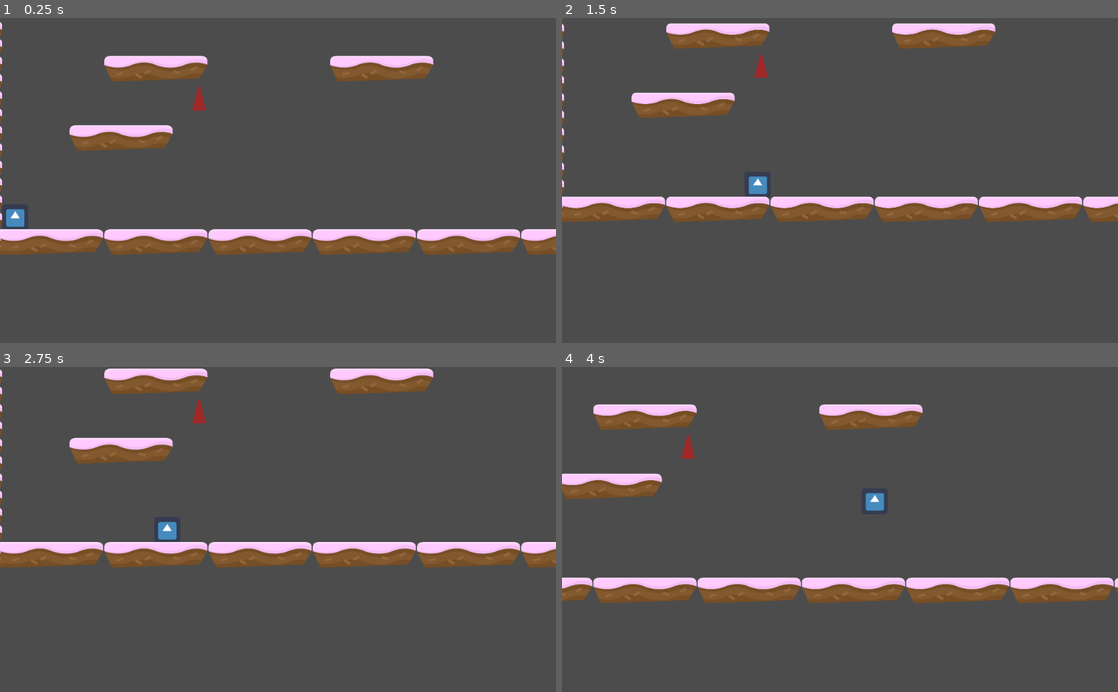
Above: before the commit, frames 1-4 (two rows, left to right).
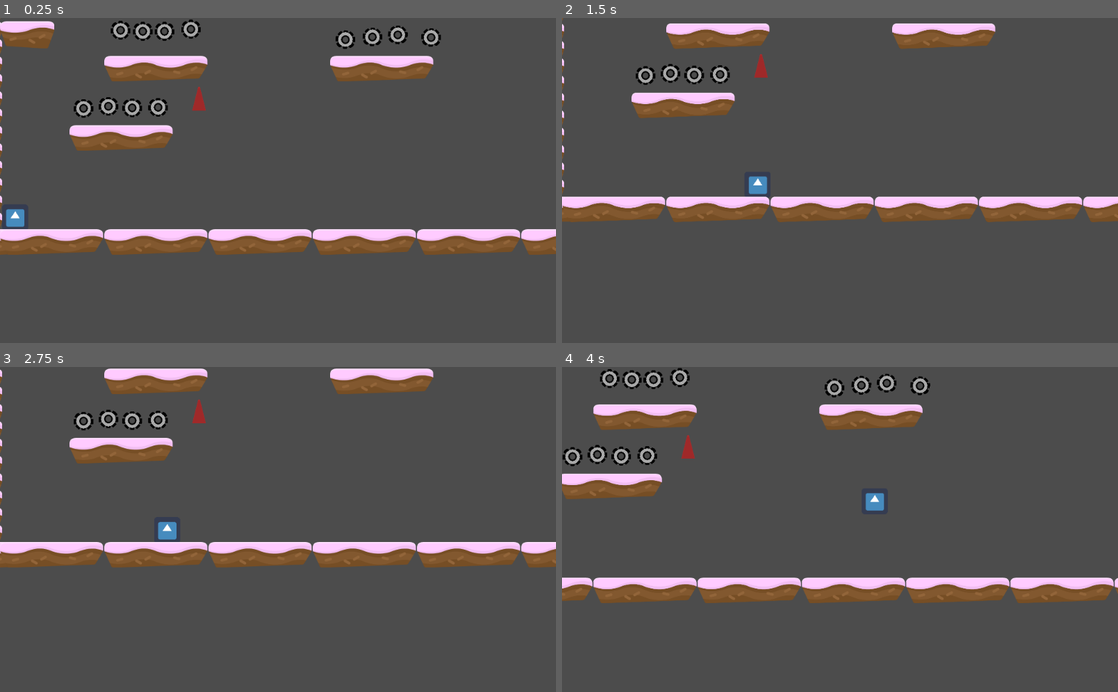
Above: after the commit, the same moments.

Repository: AkaiTobira/DesRepair
Game: Godot game, scene res://Scenes/SandBox.tscn
The game is run twice, just before and just after one commit, with the same random seed, the same clock (stepped at 60 frames per second) and the same inputs. This scene is started directly instead of the project's main scene. The engine's default icon, where the game draws it, is replaced by a stand-in: a white triangle on a blue panel in a dark square.
Inputs (mouse positions are in pixels of both pictures, inside the frame that each line leads up to):
- Up to frame 1 (0.25 s): no input
- Up to frame 2 (1.5 s): move the mouse to (962, 164) at 0.52 s; hold Right (right) from 0.53 s (still down); click (962, 164) at 0.67 s; tap Up (jump) at 0.77 s; move the mouse to (728, 196) at 1.27 s
- Up to frame 3 (2.75 s): tap Up (jump) at 1.52 s; move the mouse to (333, 458) at 2.02 s; release Right (right) at 2.03 s; hold Left (left) from 2.03 s (still down)
- Up to frame 4 (4 s): move the mouse to (812, 594) at 2.77 s; release Left (left) at 2.78 s; hold Right (right) from 2.78 s (still down); click (812, 594) at 2.92 s; tap Up (jump) at 3.02, 3.77 s; move the mouse to (1006, 578) at 3.52 s

The runs differ from the first frame. In frame 1, 2.3% of the frame differs, in the area x 0-80%, y 0-31%; in frame 2, 0.5%; in frame 3, 0.5%; in frame 4, 1.6%.

Commit message:
Really little refactor

Diff:
--- a/Scenes/Player.tscn
+++ b/Scenes/Player.tscn
@@ -8,8 +8,10 @@
 [sub_resource type="RectangleShape2D" id=1]
 extents = Vector2( 47.1277, 47.3642 )
 
-[node name="Player" type="KinematicBody2D"]
-collision_mask = 6
+[node name="Player" type="KinematicBody2D" groups=[
+"player",
+]]
+collision_mask = 14
 script = ExtResource( 1 )
 __meta__ = {
 "_edit_group_": true
--- a/Scenes/SandBox.tscn
+++ b/Scenes/SandBox.tscn
@@ -1,8 +1,9 @@
-[gd_scene load_steps=4 format=2]
+[gd_scene load_steps=5 format=2]
 
 [ext_resource path="res://Scenes/Player.tscn" type="PackedScene" id=1]
 [ext_resource path="res://Scenes/Platforms.tres" type="TileSet" id=2]
 [ext_resource path="res://Scenes/Temp.tscn" type="PackedScene" id=3]
+[ext_resource path="res://Scenes/Scrap.tscn" type="PackedScene" id=4]
 
 [node name="LVL1" type="Node2D"]
 
@@ -13,9 +14,69 @@
 collision_layer = 515
 collision_mask = 515
 format = 1
-tile_data = PoolIntArray( -983043, 0, 0, -983042, 0, 0, -983 …(771 unchanged characters)… , 0, -917456, 1, 0, -786435, 1, 0, -851920, 1, 0, -720899, 1, 0, -786384, 1, 0, -655363, 1, 0, -720848, 1, 0, -589827, 1, 0, -655312, 1, 0, -524291, 1, 0, -589776, 1, 0, -458755, 1, 0, -524240, 1, 0, -393219, 1, 0, -4 …(506 unchanged characters)…
+tile_data = PoolIntArray( -983043, 0, 0, -983042, 0, 0, -983 …(771 unchanged characters)… , 0, -917456, 1, 0, -786435, 1, 0, -851951, 1, 0, -851934, 1, 0, -851932, 1, 0, -851920, 1, 0, -720899, 1, 0, -786384, 1, 0, -655363, 1, 0, -720892, 1, 0, -720848, 1, 0, -589827, 1, 0, -655312, 1, 0, -524291, 1, 0, -589776, 1, 0, -458755, 1, 0, -524288, 1, 0, -524240, 1, 0, -393219, 1, 0, -4 …(506 unchanged characters)…
 
 [node name="SpikeTop" parent="." instance=ExtResource( 3 )]
 position = Vector2( 733.321, -226.829 )
 collision_layer = 1048575
 collision_mask = 1048575
+
+[node name="Scrap" parent="." instance=ExtResource( 4 )]
+position = Vector2( 445.263, -478.854 )
+
+[node name="Scrap2" parent="." instance=ExtResource( 4 )]
+position = Vector2( 527.08, -474.958 )
+
+[node name="Scrap3" parent="." instance=ExtResource( 4 )]
+position = Vector2( 606.949, -474.958 )
+
+[node name="Scrap4" parent="." instance=ExtResource( 4 )]
+position = Vector2( 704.35, -482.75 )
+
+[node name="Scrap5" parent="." instance=ExtResource( 4 )]
+position = Vector2( 308.902, -190.547 )
+
+[node name="Scrap6" parent="." instance=ExtResource( 4 )]
+position = Vector2( 400.459, -198.339 )
+
+[node name="Scrap7" parent="." instance=ExtResource( 4 )]
+position = Vector2( 488.12, -192.495 )
+
+[node name="Scrap8" parent="." instance=ExtResource( 4 )]
+position = Vector2( 583.573, -194.443 )
+
+[node name="Scrap9" parent="." instance=ExtResource( 4 )]
+position = Vector2( 1271.22, -445.737 )
+rotation = -3.09336
+
+[node name="Scrap10" parent="." instance=ExtResource( 4 )]
+position = Vector2( 1370.57, -455.477 )
+rotation = -3.09336
+
+[node name="Scrap11" parent="." instance=ExtResource( 4 )]
+position = Vector2( 1464.08, -463.27 )
+rotation = -3.09336
+
+[node name="Scrap12" parent="." instance=ExtResource( 4 )]
+position = Vector2( 1586.8, -453.53 )
+rotation = -3.09336
+
+[node name="Scrap13" parent="." instance=ExtResource( 4 )]
+position = Vector2( 2541.33, -439.893 )
+rotation = -3.09336
+
+[node name="Scrap14" parent="." instance=ExtResource( 4 )]
+position = Vector2( 2671.85, -437.945 )
+rotation = -3.09336
+
+[node name="Scrap15" parent="." instance=ExtResource( 4 )]
+position = Vector2( 2747.82, -445.737 )
+rotation = -3.09336
+
+[node name="Scrap16" parent="." instance=ExtResource( 4 )]
+position = Vector2( 2835.48, -437.945 )
+rotation = -3.09336
+
+[node name="Scrap17" parent="." instance=ExtResource( 4 )]
+position = Vector2( 2835.48, -437.945 )
+rotation = -3.09336
--- a/Scripts/Player.gd
+++ b/Scripts/Player.gd
@@ -12,18 +12,20 @@
 var motion = Vector2(0,0)
 
 var lives = 3
+var score = 0
 
 var GRAPLING_HOOK_ENABLED   = true #for test
 var grapling_shooted        = false
 var grapling_hooked         = false
-var grapling_lenght         = 700
+var grapling_lenght         = 750
 var grapling_lenght_current = 0
 var grapling_speed          = 1500
 var grapling_direction      = Vector2(0,0)
 var grapling_hit_point      = Vector2(0,0)
 
-func _grapling_hook(delta):
-	if not GRAPLING_HOOK_ENABLED: return
+
+
+func activate_GramplingHook():
 	if Input.is_mouse_button_pressed(BUTTON_RIGHT) and not (  grapling_shooted or  grapling_hooked) :
 		$Skills/GraplingHook/Line2D.visible = true
 		$Skills/GraplingHook/Line2D/Hook.visible = true
@@ -32,6 +34,8 @@
 		grapling_direction  = (target_point  - origin_position).normalized()
 		grapling_shooted    = true
 
+
+func process_targeting_GramplingHook(delta):
 	if grapling_shooted and not grapling_hooked:
 		grapling_lenght_current = min( grapling_lenght_current + grapling_speed * delta, grapling_lenght )
 		var point     = grapling_direction * grapling_lenght_current
@@ -46,29 +50,33 @@
 			$Skills/GraplingHook/Line2D.visible = false
 
 		if $Skills/GraplingHook.is_colliding() :
-			print( "Hooked", $Skills/GraplingHook.get_collider() )
 			$Skills/GraplingHook/Line2D/Hook.visible = false
 			grapling_hit_point =  $Skills/GraplingHook.get_collision_point()
 			grapling_hooked = true
 
+func process_pull_GramplingHook(delta):
 	if grapling_hooked:
-		#$Skills/GraplingHook/Line2D.visible = false
 		motion = grapling_direction * SPEED
 		grapling_lenght_current = max( grapling_lenght_current - SPEED * delta, 0 )
 		var point     = grapling_direction * grapling_lenght_current
 		$Skills/GraplingHook.cast_to = point
 		$Skills/GraplingHook/Line2D.points[1] = point
 
-		if test_move( get_transform(), motion * delta ):# and grapling_hit_point.distance_squared_to(position) < 6000:
+		var hit_the_wall     = test_move( get_transform(), motion * delta )
+		var going_into_space = not test_move( get_transform(), motion * SPEED  * delta )
+
+		if hit_the_wall or going_into_space:
 			grapling_hooked  = false
 			grapling_lenght_current = 0
 			grapling_shooted = false
 			$Skills/GraplingHook/Line2D.visible = false
-		if not test_move( get_transform(), motion * SPEED * delta ):
-			grapling_hooked  = false
-			grapling_lenght_current = 0
-			grapling_shooted = false
-			$Skills/GraplingHook/Line2D.visible = false
+
+
+func _grapling_hook(delta):
+	if not GRAPLING_HOOK_ENABLED: return
+	activate_GramplingHook()
+	process_targeting_GramplingHook(delta)
+	process_pull_GramplingHook(delta)
 
 
 
@@ -78,7 +86,6 @@
 	_jump()
 	_grapling_hook(delta)
 	move_and_slide(motion, UP)
-
 
 func _animate():
 	emit_signal("_animate", motion)
@@ -110,6 +117,8 @@
 func _endgame():
 	get_tree().change_scene("res://Scenes/EndGame.tscn")
 
+func add_to_score(amount):
+	score += amount
 
 func _hurt():
 	position.y -= -1
--- a/Scripts/Scrap.gd
+++ b/Scripts/Scrap.gd
@@ -1,8 +1,6 @@
 extends Area2D
 
-# Declare member variables here. Examples:
-# var a = 2
-# var b = "text"
+var VALUE = 1
 
 # Called when the node enters the scene tree for the first time.
 func _ready():
@@ -11,5 +9,7 @@
 
 func _on_Scrap_body_entered(body):
 	if "player" in body.get_groups():
-		print( "Smetihs")
+		body.add_to_score(VALUE)
+		#$AnimationPlayer.play( play deasapear animation )
+		call_deferred("queue_free" )
 	pass # Replace with function body.
